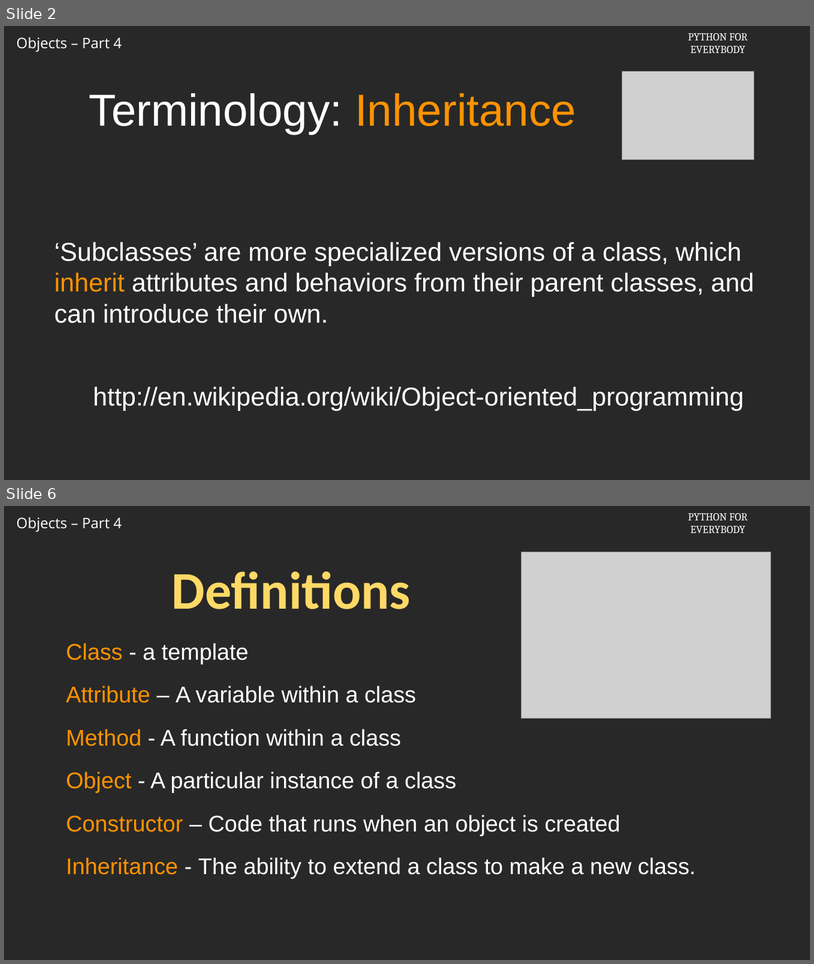
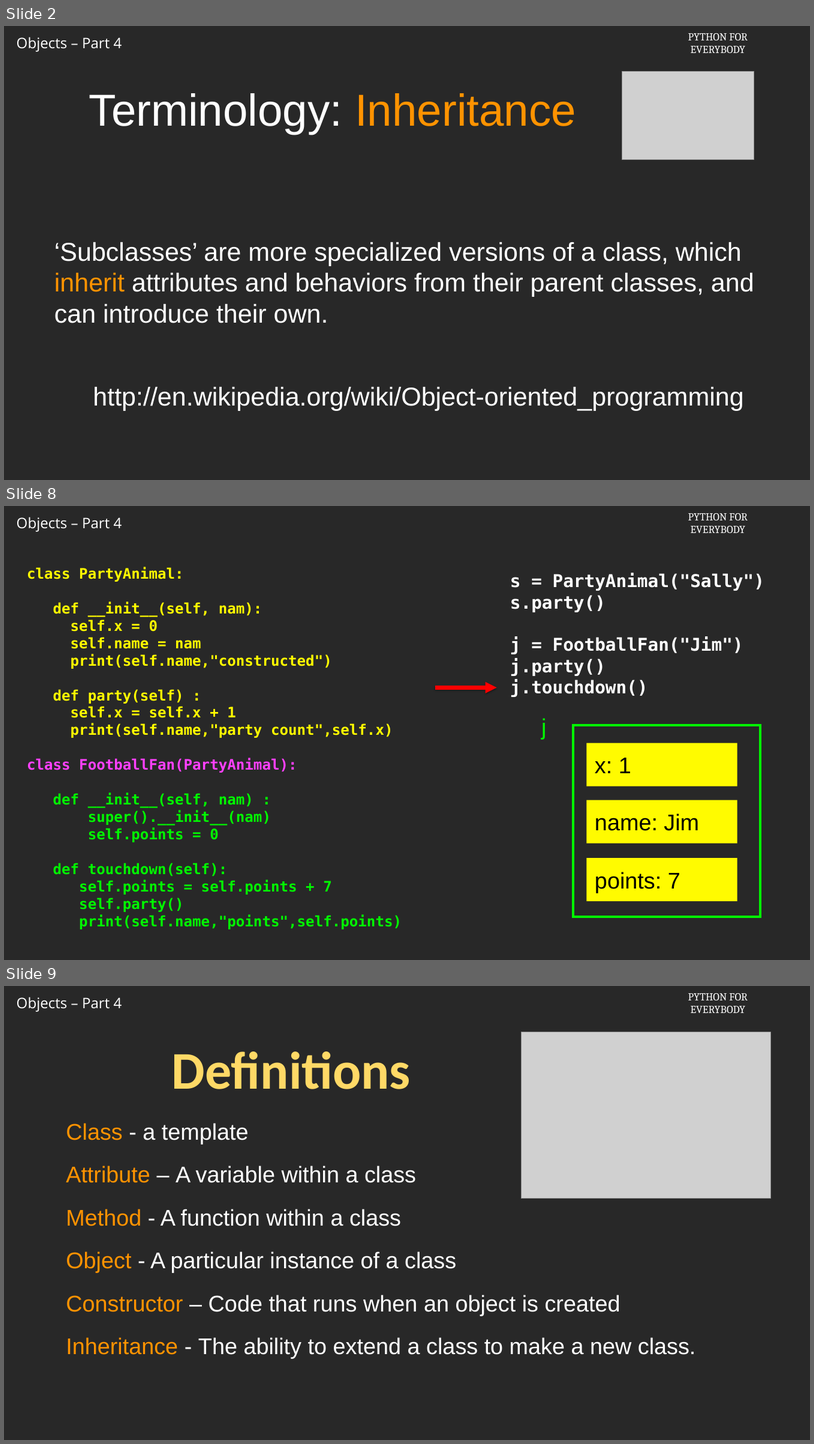
Before and after one commit to csev/py4e, a slide deck: cai/redo-2024/Slides/14-04-python4e.04.120816.pptx. Shown one above the other, each under a label of ours: slides 2 and 6 before the commit, slides 2, 8 and 9 after it; the slides between them are not shown. The pictures are 814x964 and 814x1444 pixels, drawn with LibreOffice and Linux fonts; fonts in the diff are those of the drawing; grey boxes stand for pictures; background and template pictures are left out. Boxes give left, top, right and bottom in pixels: in the first picture for what was removed or moved away, otherwise in the second. Text is boxed around its words. In the diff, an @@ line names an element or a change of style, - is before the commit and + after.

```diff
--- a/cai/redo-2024/Slides/14-04-python4e.04.120816.pptx
+++ b/cai/redo-2024/Slides/14-04-python4e.04.120816.pptx
@@ slide 8 added at (4,506,810,960), background picture (left out); not listed: 2 template elements that a slide beside it also shows @@
@@ text added at (27,567,402,929), 23 pt, text #FFFB00, bold @@
+class PartyAnimal:
+def __init__(self, nam):
+self.x = 0
+self.name = nam
+print(self.name,"constructed")
+def party(self) :
+self.x = self.x + 1
+print(self.name,"party count",self.x)
+class FootballFan(PartyAnimal):
+def __init__(self, nam) :
+super().__init__(nam)
+self.points = 0
+def touchdown(self):
+self.points = self.points + 7
+self.party()
+print(self.name,"points",self.points)
@@ text added at (510,573,765,697), 28 pt, text #FFFFFF, bold @@
+s = PartyAnimal("Sally")
+s.party()
+j = FootballFan("Jim")
+j.party()
+j.touchdown()
@@ arrow added from (435, 687) to (497, 687), #FF0000 6 pt @@
@@ text added at (542,718,546,739), 36 pt, text #00FA00 @@
+j
@@ rectangle added at (573,725,761,916), outline #00F900 4 pt @@
@@ rectangle added at (587,743,737,786), fill #FFFB00, 36 pt, text #000000 @@
+x: 1
@@ rectangle added at (587,800,737,843), fill #FFFB00, 36 pt, text #000000 @@
+name: Jim
@@ rectangle added at (587,858,737,901), fill #FFFB00, 36 pt, text #000000 @@
+points: 7
@@ what was slide 6 is now slide 9 @@
```
Also in this commit, not shown: 3 slides changed, 2 other slides added, 6 other files.
